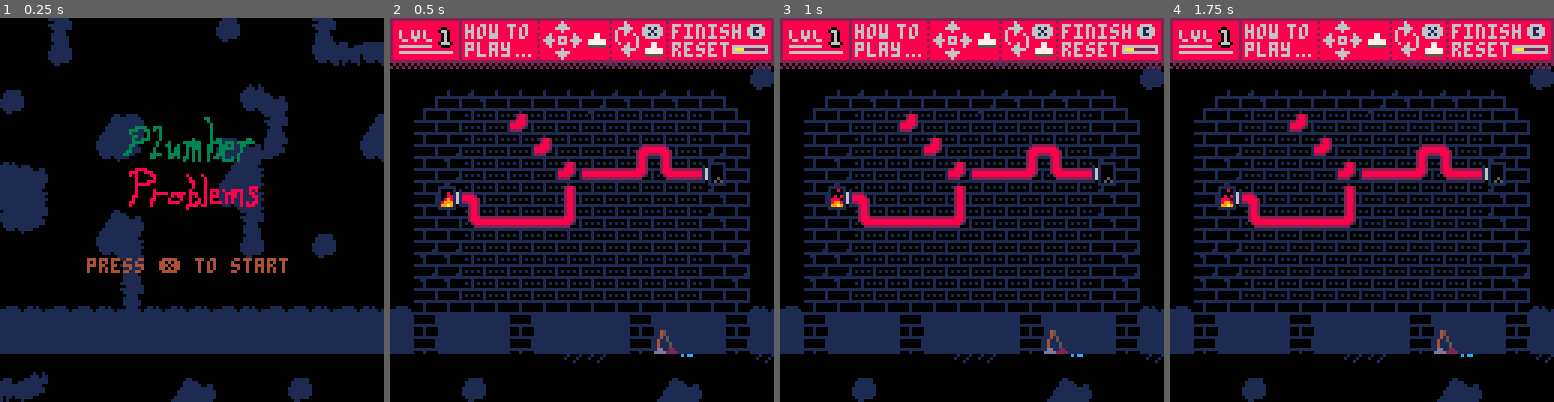
Above: before the commit, frames 1-4 (left to right).
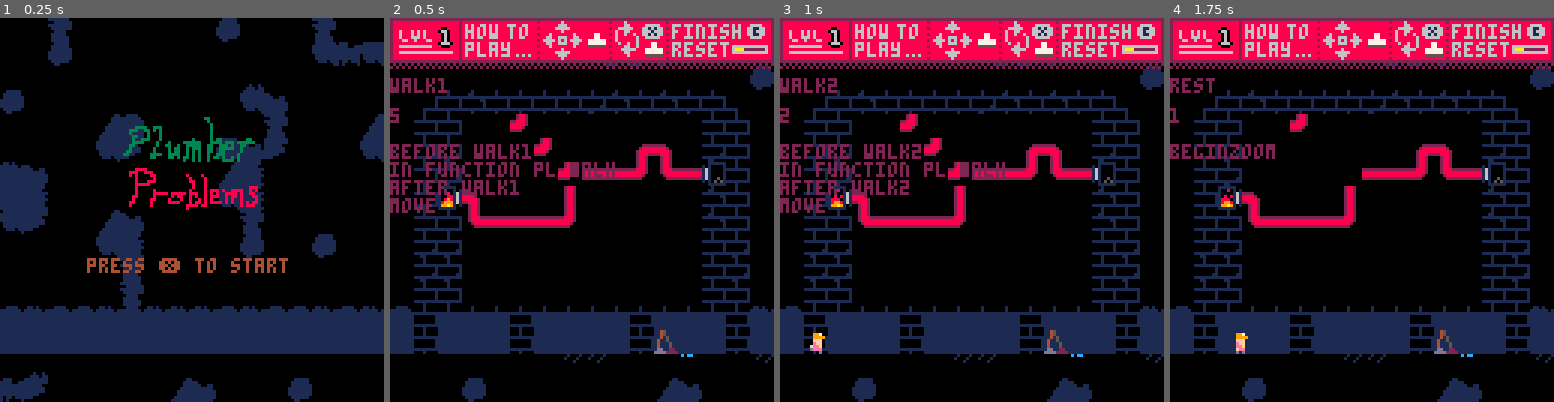
Above: after the commit, the same moments.

Repository: mphelp/picoresearch
Game: PICO-8 cartridge carts/game1.p8
The game is run twice, just before and just after one commit, with the same random seed, the same clock (stepped at 60 frames per second) and the same inputs.
Inputs:
- Up to frame 1 (0.25 s): no input
- Up to frame 2 (0.5 s): tap X (X key) at 0.33 s
- Up to frame 3 (1 s): tap O (Z key) at 0.7 s
- Up to frame 4 (1.75 s): tap X (X key) at 1.07 s; hold Right from 1.6 s (still down); tap O (Z key) at 1.7 s

Frame 1 is identical in both runs. In frame 2, 15% of the frame differs, in the area x 0-82%, y 15-75%; in frame 3, 15%, in the area x 0-82%, y 15-88%; in frame 4, 14%.

Commit message:
game crashes. what went wrong ?

Diff:
--- a/carts/game1.p8
+++ b/carts/game1.p8
@@ -76,6 +76,7 @@
 end
 -- debug
 local debug_string=""
+local debug_string2=""
 local soln_string = ""
 local target_string = ""
 debug_print = function(DEBUG)
@@ -102,20 +103,21 @@
     gstate = "title"
 end
 
-handle_state_transitions = function()
+handle_beginning_transitions = function()
     if (gstate == "title" or gstate == "title_anim") then
         title_check()
     else if (gstate == "intro" or gstate == "intro_anim") then
         intro_check()
     else
         animate_heater_cooler()
-        hammer_check()
-        curs_check()
     end end
+end
+is_full_solution = function()
+    return curs.didrotate and is_solution_red() and is_solution_green()
 end
 handle_level_transitions = function()
     soln_string = ""
-    if (curs.didrotate and is_solution_red() and is_solution_green()) then
+    if (is_full_solution()) then
             soln_string = "VALID SOLUTION!"
             play_solution()
             --music(16, 0, 12)
@@ -126,10 +128,11 @@
     shake_camera()
 end
 function _update()
-    handle_state_transitions()
+    handle_beginning_transitions()
     handle_level_transitions()
     handle_global_effects()
     if (gstate == "curs") then
+        curs_check()
         move_cursor()
     elseif (gstate == "beginzoom") then
         begin_zoom()
@@ -144,9 +147,9 @@
     elseif (gstate == "rotate") then
         rotate_animate()
     elseif (gstate == "move") then
-        move_player()
-
-        pl_animtimer_incr()
+        --move_player()
+        --pl_animtimer_incr()
+        move_check()
     end
 end
 
@@ -162,16 +165,23 @@
         else
             cls(config.bgcolor)
             --draw_floor()
-            draw_wall()
+            --draw_wall()
             draw_level()
             --draw_hammer()
             draw_player()
             --draw_border()
             draw_header()
+            if (config.DEBUG_2) then
+                print(pl.frame,0,20)
+                print(pl.animtimer,0,30)
+                print(debug_string2)
+                print(gstate)
+            end
+            debug_string2 = ""
             if (gstate != "move") then
-                print(debug_string)
-                print(target_string)
-                print(soln_string)
+                --print(debug_string)
+                --print(target_string)
+                --print(soln_string)
                 if (gstate == "curs") then
                     draw_curs()
                 else
@@ -369,6 +379,7 @@
     SHOW_SOLN = true,
     DEBUG_INTRO = false,
     SKIPTOLEVEL1 = true,
+    DEBUG_2 = true
 }
 -- g means global
 gst = {
@@ -556,6 +567,7 @@
         if (intro_timer == worm.speech_intervals[#worm.speech_intervals]) then
             gstate = "move"
             glevel = 1
+            pl.x = -10
             play_bridge() -- for now
         end
     end
@@ -572,14 +584,22 @@
         mset(gst[glevel].g.s.x,gst[glevel].g.s.y,gsprites.source_cooler[i])
     end
 end
-hammer_check = function()
-    if (pl.x > 48 and pl.x < 80 and btnp(5)) then
-        if (gstate == "curs") then
-            gstate = "move"
-        elseif (gstate == "move") then
+move_check = function()
+    if (gstate == "move") then
+        if (pl.x < 20) and not is_full_solution() then
+            pl_update_walk(1)
+        else if (pl.x >= 20) and not is_full_solution() then
+            pl.frame = 'rest'
             gstate = "curs"
-        end
-    end
+        end end
+    end
+    --if (pl.x > 48 and pl.x < 80 and btnp(5)) then
+    --    if (gstate == "curs") then
+    --        gstate = "move"
+    --    elseif (gstate == "move") then
+    --        gstate = "curs"
+    --    end
+    --end
 end
 curs_check = function()
     if (gstate == "curs" and bnp('z') and curs_on_pipe()) then
@@ -927,7 +947,9 @@
 end
 pl_update_walk = function(speed)
     pl.x = pl.x+speed
+    debug_string2 = debug_string2.. "\nbefore "..pl.frame
     pl.frame = next_pl_walk()
+    debug_string2 = debug_string2.. "\nafter "..pl.frame
     pl_animtimer_incr()
 end
 worm_animtimer_incr = function()
@@ -937,6 +959,7 @@
     pl.animtimer = (pl.animtimer + 1)%(pl.animlength)
 end
 next_pl_walk = function()
+    debug_string2 = debug_string2.. "\nin function pl walk"
     if (pl.animtimer >= pl.animlength/2) then
         return "walk1";
     else
